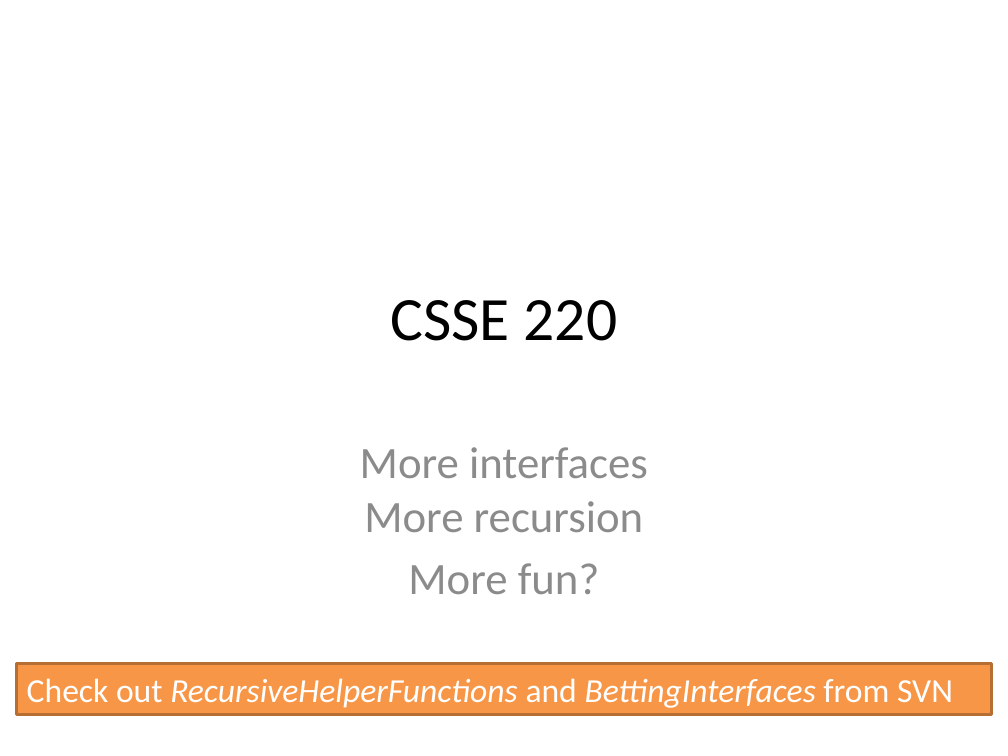
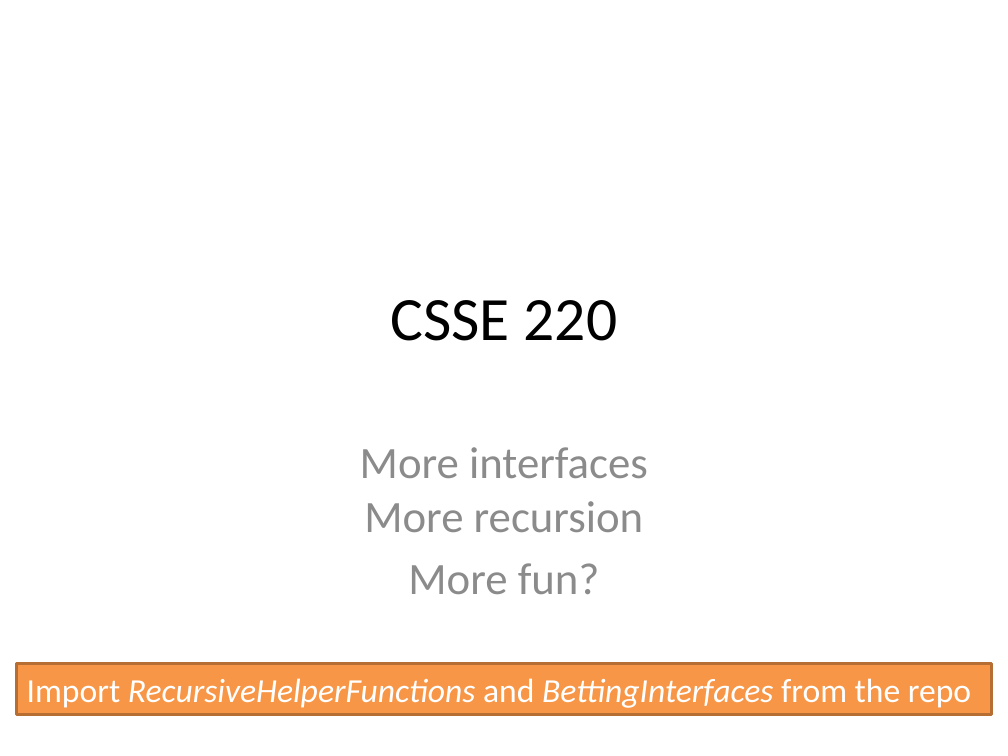
Before and after one commit to RHIT-CSSE/csse220, a slide deck: slide 1 of ClassMaterials/MoreRecursionMoreInterfaces/Slides/More_Interfaces_More_Recursion.pptx. Drawn at 1008x756 pixels with LibreOffice and Linux fonts; fonts in the diff are those of the drawing. Boxes give left, top, right and bottom in pixels: in the first picture for what was removed or moved away, otherwise in the second. Text is boxed around its words. In the diff, an @@ line names an element or a change of style, - is before the commit and + after.

Commit message:
Slides update

```diff
--- a/ClassMaterials/MoreRecursionMoreInterfaces/Slides/More_Interfaces_More_Recursion.pptx
+++ b/ClassMaterials/MoreRecursionMoreInterfaces/Slides/More_Interfaces_More_Recursion.pptx
@@ text in rectangle at [27,678,971,708]: text changed @@
-Check out RecursiveHelperFunctions and BettingInterfaces from SVN
+Import RecursiveHelperFunctions and BettingInterfaces from the repo
```
